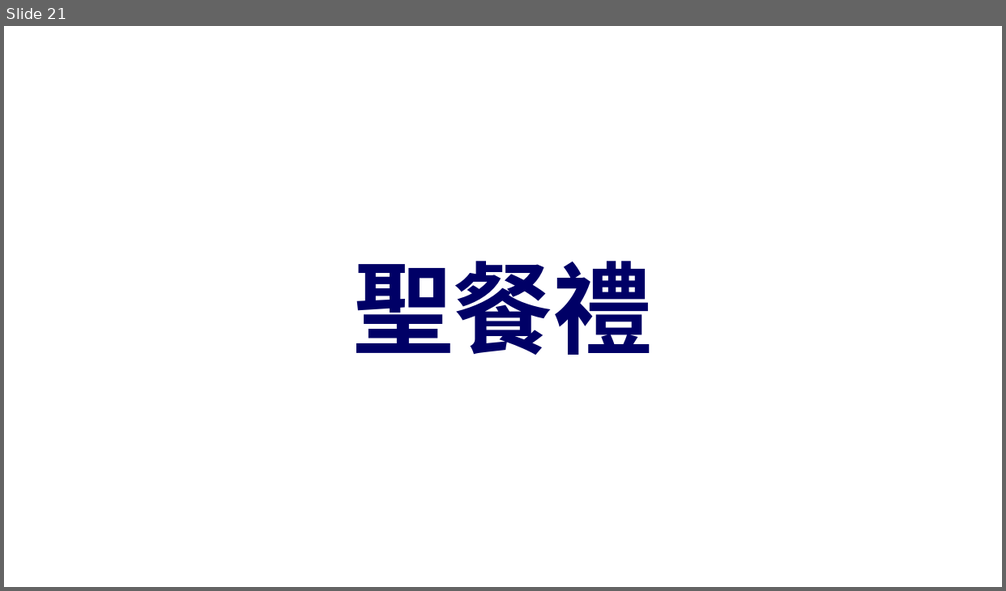
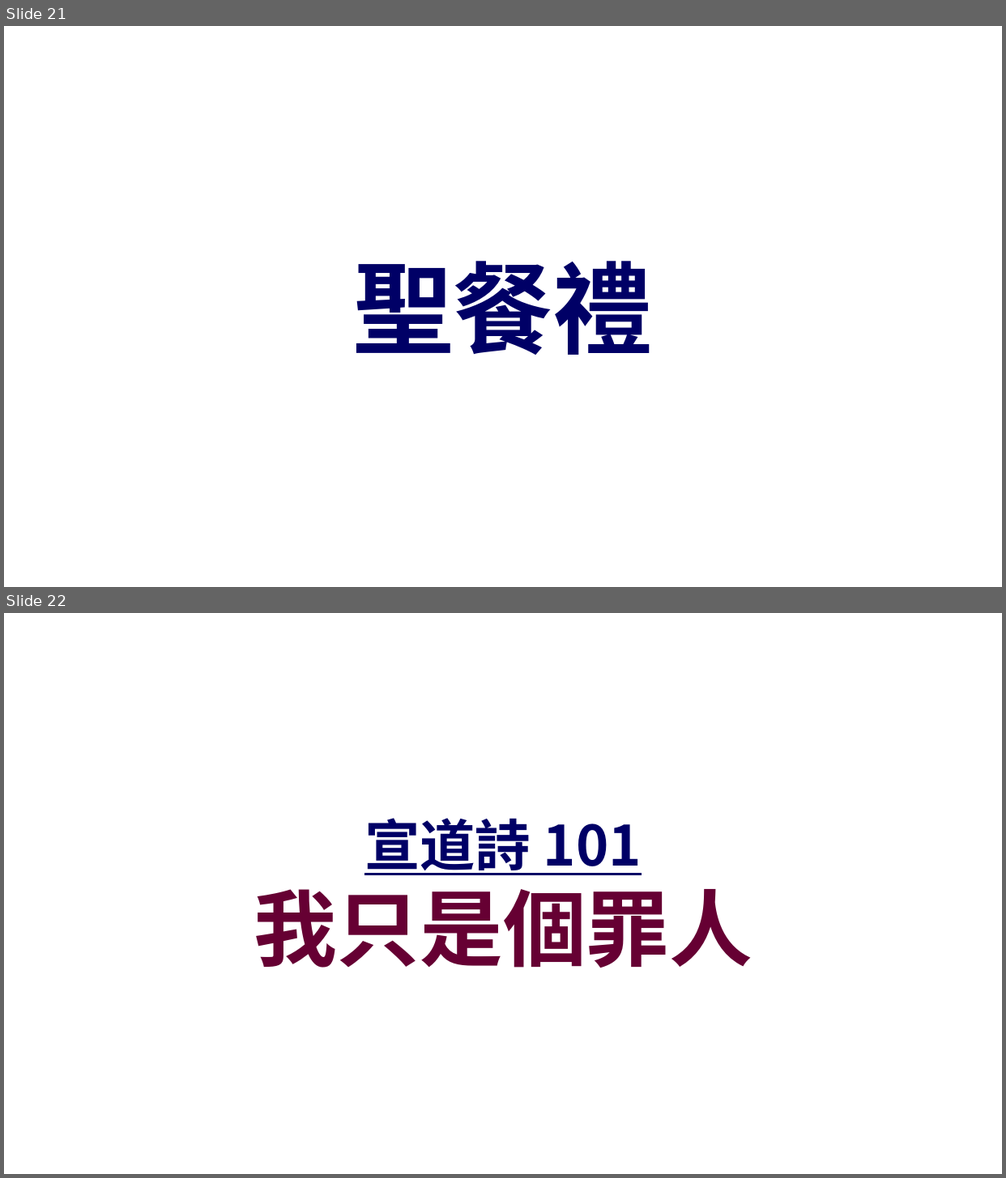
Before and after one commit to batisuoc/other-ppts, a slide deck: 崇拜流程_聖餐禮version.pptx. Shown one above the other, each under a label of ours: slide 21 before the commit, slides 21 and 22 after it. The pictures are 1006x591 and 1006x1178 pixels, drawn with LibreOffice and Linux fonts; fonts in the diff are those of the drawing; background and template pictures are left out. Boxes give left, top, right and bottom in pixels: in the first picture for what was removed or moved away, otherwise in the second. Text is boxed around its words. In the diff, an @@ line names an element or a change of style, - is before the commit and + after.

```diff
--- a/崇拜流程_聖餐禮version.pptx
+++ b/崇拜流程_聖餐禮version.pptx
@@ slide 22 added at [4, 613, 1002, 1174], background picture (left out) @@
@@ title added at [253, 818, 752, 968], 40 pt, text #000066, bold, underline @@
+宣道詩 101
+我只是個罪人
```
Also in this commit, not shown: 1 slide changed, 16 other slides added.
